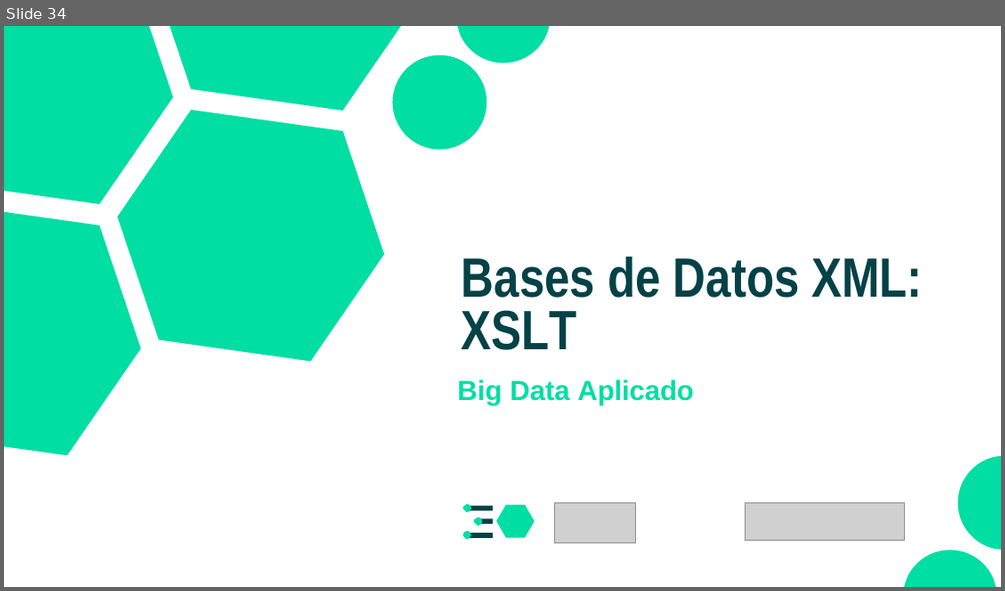
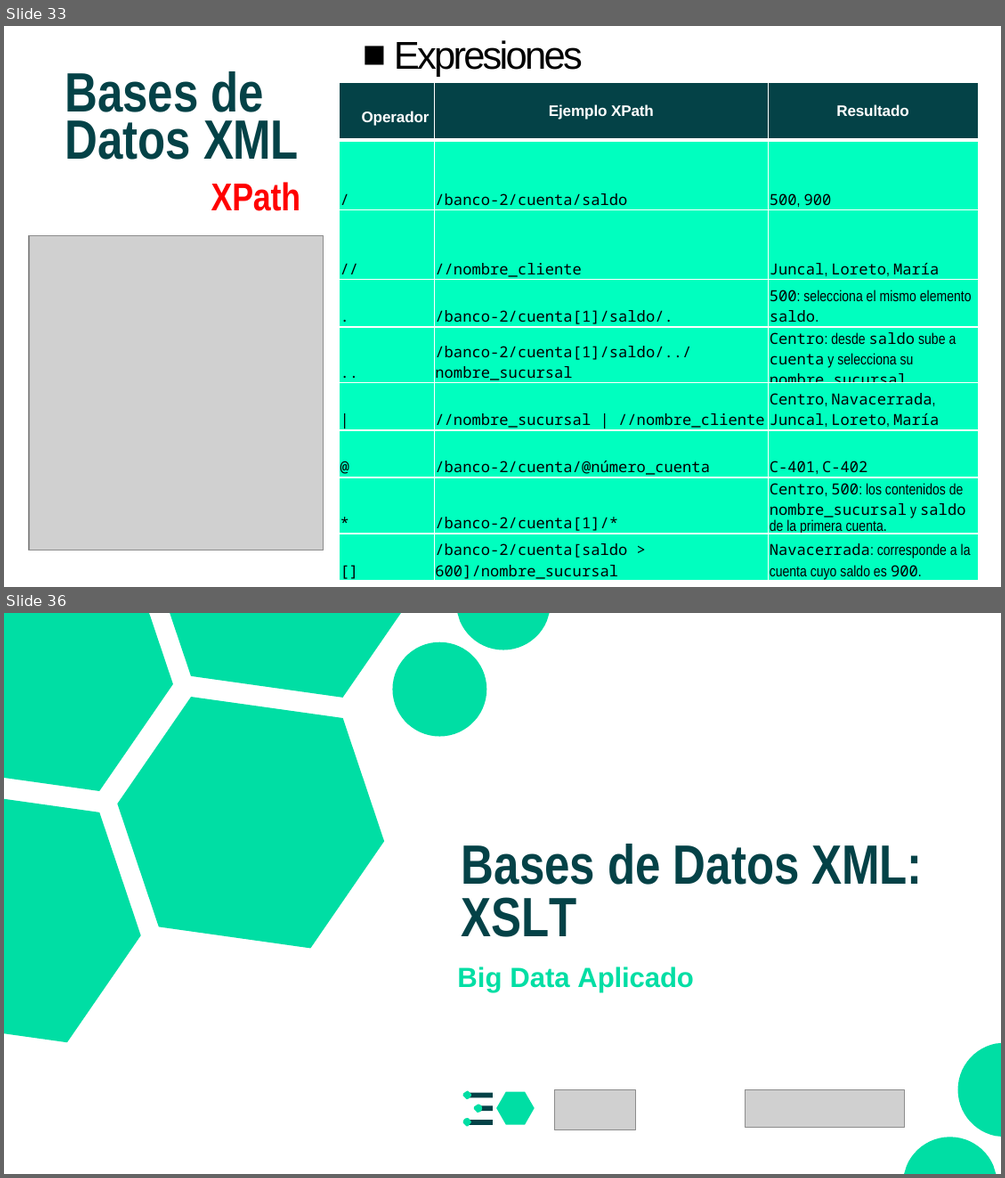
Before and after one commit to CodeWithJuancho/CEIABD_Modulos-de-Big-Data, a slide deck: BIU/UT2 - Almacenamiento y consulta de datos/UT2_1 XML/UT2_1 XML.pptx. Shown one above the other, each under a label of ours: slide 34 before the commit, slides 33 and 36 after it; the slides between them are not shown. The pictures are 1005x591 and 1005x1178 pixels, drawn with LibreOffice and Linux fonts; fonts in the diff are those of the drawing; grey boxes stand for pictures. Boxes give left, top, right and bottom in pixels: in the first picture for what was removed or moved away, otherwise in the second. Text is boxed around its words. In the diff, an @@ line names an element or a change of style, - is before the commit and + after.

```diff
--- a/BIU/UT2 - Almacenamiento y consulta de datos/UT2_1 XML/UT2_1 XML.pptx
+++ b/BIU/UT2 - Almacenamiento y consulta de datos/UT2_1 XML/UT2_1 XML.pptx
@@ slide 33 added at <box>4,26,1001,587</box>, background #FFFFFF @@
@@ text added at <box>394,40,582,77</box>, 28 pt, text #000000 @@
+■ Expresiones
@@ text added at <box>65,71,300,211</box>, 40 pt, text #044247, bold @@
+Bases de Datos XML
+XPath:
@@ table added at <box>339,82,977,584</box>, 9 rows, 3 columns @@
+Operador | Ejemplo XPath | Resultado
+/ | /banco-2/cuenta/saldo | 500, 900
+// | //nombre_cliente | Juncal, Loreto, María
+. | /banco-2/cuenta[1]/saldo/. | 500: selecciona el mismo elemento saldo.
+.. | /banco-2/cuenta[1]/saldo/../nombre_sucursal | Centro: desde saldo sube a cuenta y selecciona su nombre_sucursal.
+| | //nombre_sucursal | //nombre_cliente | Centro, Navacerrada, Juncal, Loreto, María
+@ | /banco-2/cuenta/@número_cuenta | C-401, C-402
+* | /banco-2/cuenta[1]/* | Centro, 500: los contenidos de nombre_sucursal y saldo de la primera cuenta.
+[] | /banco-2/cuenta[saldo > 600]/nombre_sucursal | Navacerrada: corresponde a la cuenta cuyo saldo es 900.
@@ picture added at <box>29,235,323,549</box> @@
@@ what was slide 34 is now slide 36 @@
```
Also in this commit, not shown: 13 slides changed, 4 other slides added, 12 other files.
